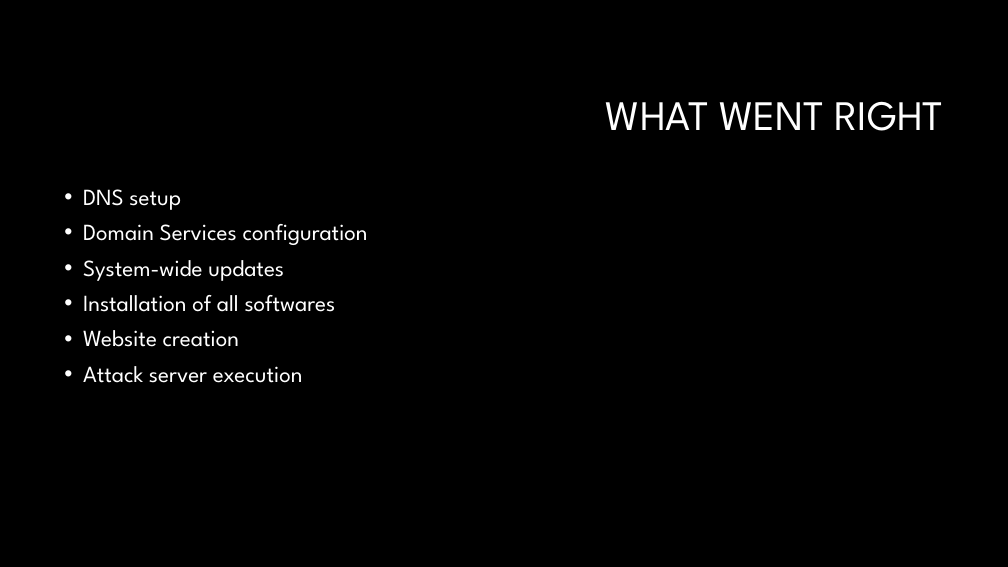
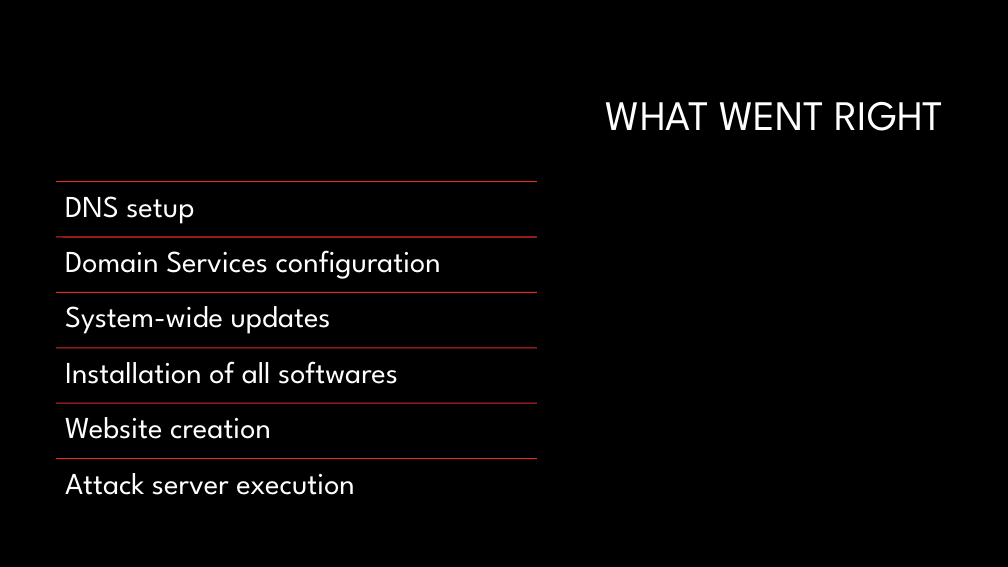
Before and after one commit to supertrey2004/Secure-Multi-Layer-Network-Project---Capstone, a slide deck: slide 8 of Docs/other/Slideshow.pptx (slide 10 before the commit). Drawn at 1008x567 pixels with LibreOffice and Linux fonts; fonts in the diff are those of the drawing; background and template pictures are left out. Boxes give left, top, right and bottom in pixels: in the first picture for what was removed or moved away, otherwise in the second. Text is boxed around its words. In the diff, an @@ line names an element or a change of style, - is before the commit and + after.

```diff
--- a/Docs/other/Slideshow.pptx
+++ b/Docs/other/Slideshow.pptx
@@ text removed at [83, 189, 368, 383] @@
-• DNS setup
-• Domain Services configuration
-• System-wide updates
-• Installation of all softwares
-• Website creation
-• Attack server execution
@@ group added at [56, 181, 537, 495]: 6 lines, 6 texts @@
+DNS setup
+Domain Services configuration
+System-wide updates
+Installation of all softwares
+Website creation
+Attack server execution
```
Also in this commit, not shown: 5 other slides changed, 2 slides added, 4 slides removed, 4 other files.
